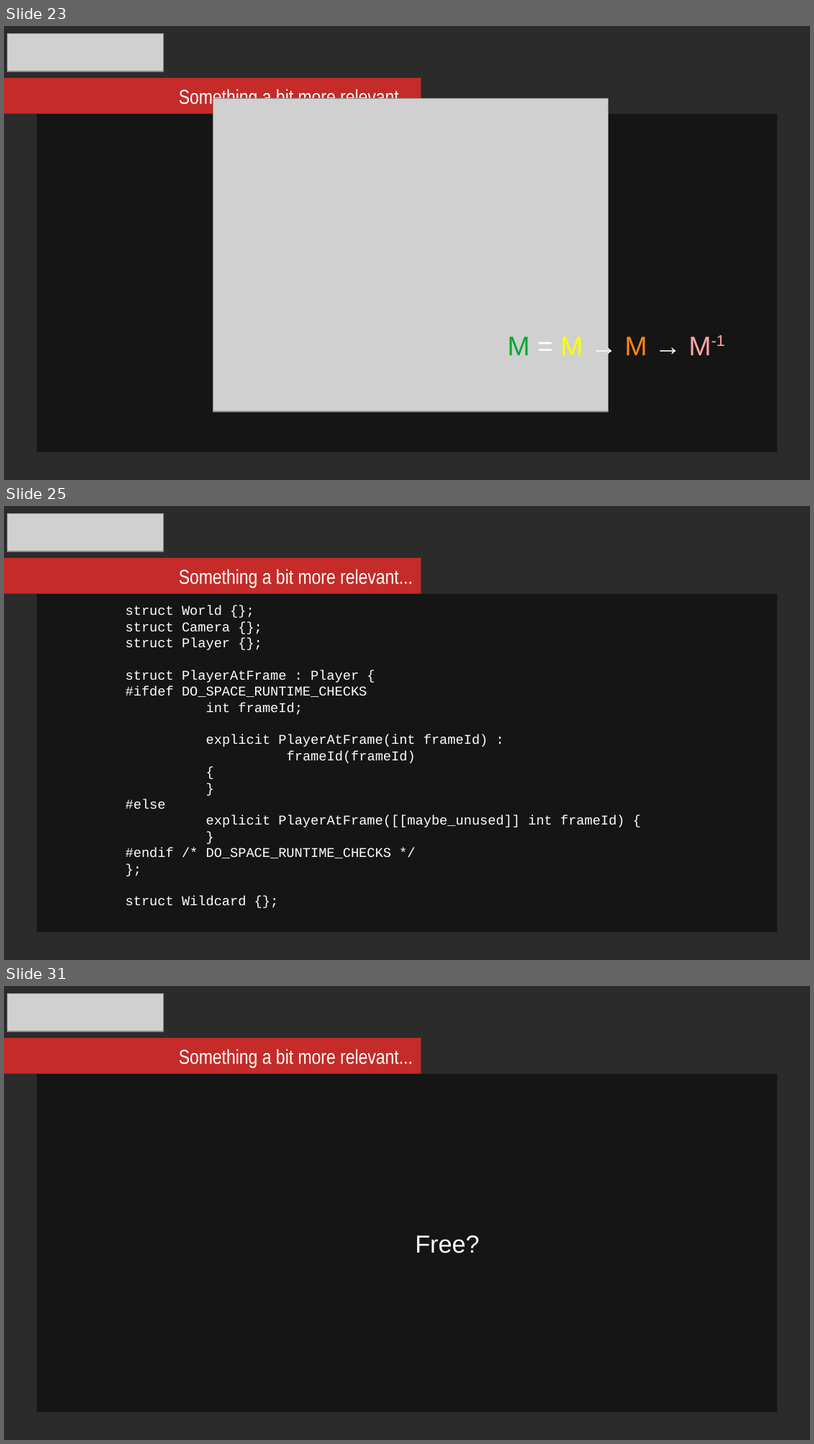
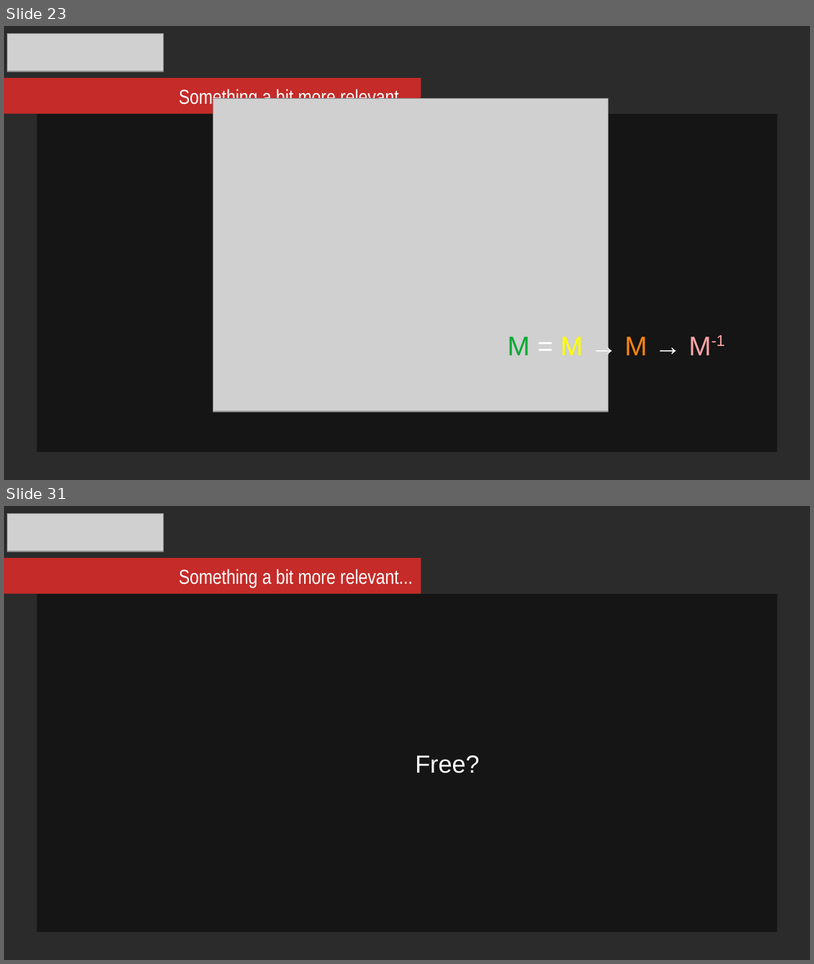
Before and after one commit to mikosz/type-safety, a slide deck: ask-not-what-you-can-do-for-the-compiler.odp. Shown one above the other, each under a label of ours: slides 23, 25 and 31 before the commit, slides 23 and 31 after it; the slides between them are not shown. The pictures are 814x1444 and 814x964 pixels, drawn with LibreOffice and Linux fonts; fonts in the diff are those of the drawing; grey boxes stand for pictures; background and template pictures are left out; a plain dark background stands for a picture behind light text. Boxes give left, top, right and bottom in pixels: in the first picture for what was removed or moved away, otherwise in the second. Text is boxed around its words. In the diff, an @@ line names an element or a change of style, - is before the commit and + after.

```diff
--- a/ask-not-what-you-can-do-for-the-compiler.odp
+++ b/ask-not-what-you-can-do-for-the-compiler.odp
@@ slide 25 removed at bbox=[4, 506, 810, 960], background picture (left out) @@
@@ picture removed at bbox=[7, 513, 164, 551] @@
@@ rectangle removed at bbox=[4, 558, 421, 593] @@
@@ text removed at bbox=[179, 569, 413, 588] @@
-Something a bit more relevant...
@@ rectangle removed at bbox=[37, 594, 777, 932] @@
-struct World {};
-struct Camera {};
-struct Player {};
-struct PlayerAtFrame : Player {
-#ifdef DO_SPACE_RUNTIME_CHECKS
-int frameId;
-explicit PlayerAtFrame(int frameId) :
-frameId(frameId)
-{
-}
-#else
-explicit PlayerAtFrame([[maybe_unused]] int frameId) {
-}
-#endif /* DO_SPACE_RUNTIME_CHECKS */
-};
-struct Wildcard {};
```
Also in this commit, not shown: 6 slides changed, 1 slide added.
